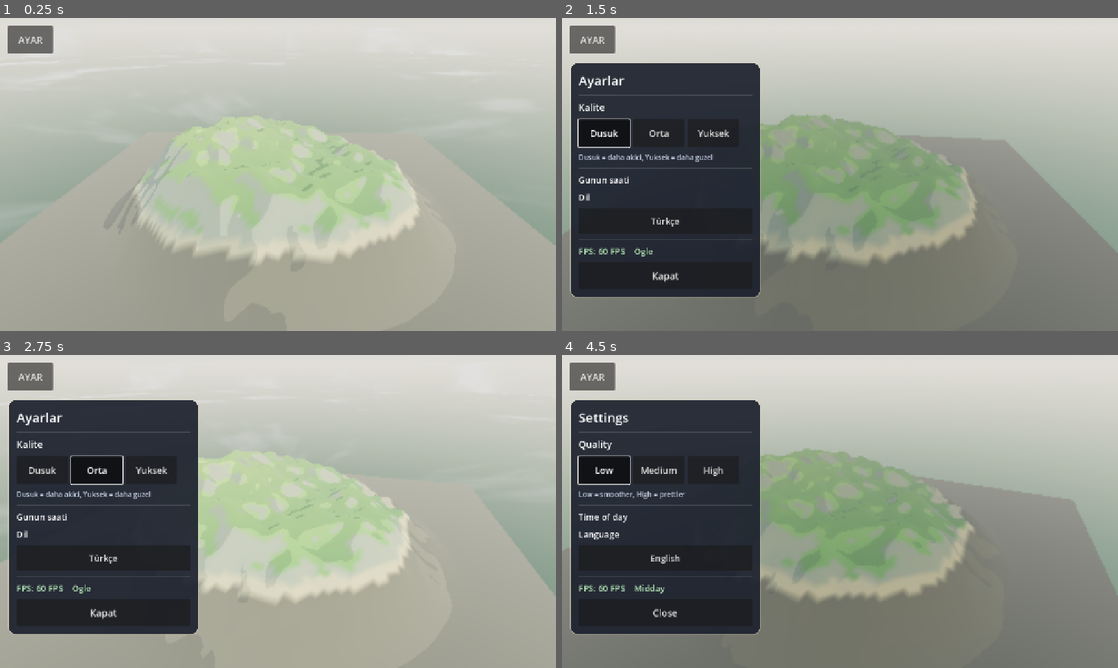
Above: before the commit, frames 1-4 (two rows, left to right).
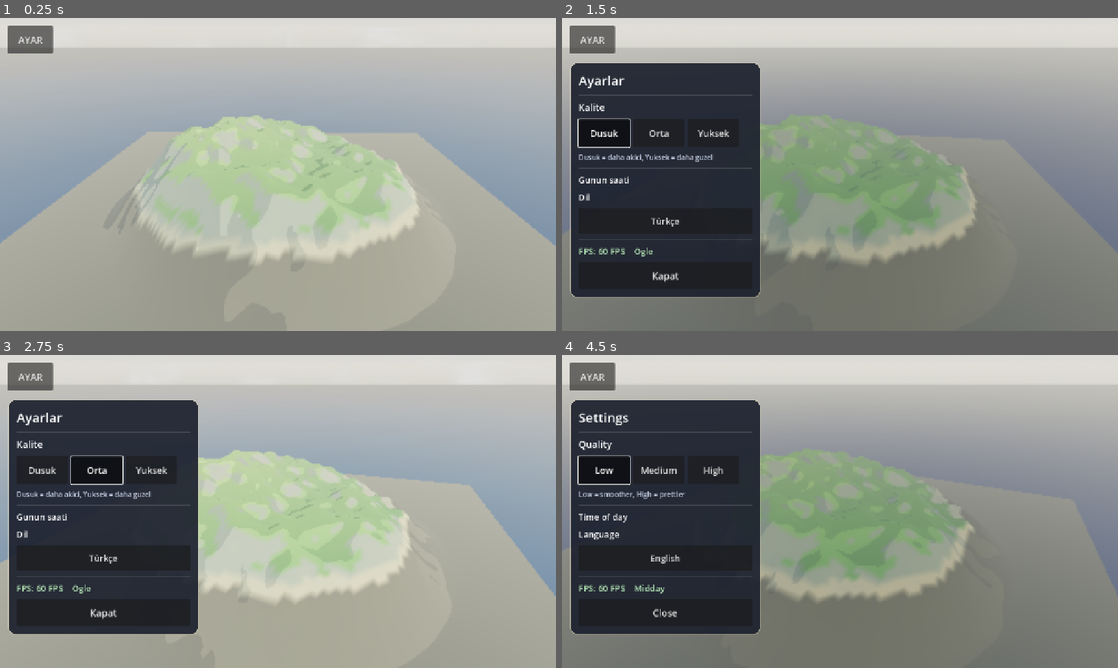
Above: after the commit, the same moments.

Repository: eraslan19j/game
Game: Godot game, scene res://scenes/world/world.tscn
Same seed, same stepped clock (60 frames per second), same inputs: the game is played once before the commit and once after it.
Inputs:
- Up to frame 1 (0.25 s): no input
- Up to frame 2 (1.5 s): click "AYAR" at 0.5 s; click "Dusuk" at 1.25 s
- Up to frame 3 (2.75 s): click "Orta" at 2 s
- Up to frame 4 (4.5 s): click "Yuksek" at 2.75 s; click "Türkçe" at 3.5 s; click "Low" at 4.25 s

The runs differ from the first frame. In frame 1, 5.0% of the frame differs, in the area x 0-100%, y 9-73%; in frame 2, 23%, in the area x 0-100%, y 9-75%; in frame 3, 3.3%; in frame 4, 22%.

Commit message:
Test temizligi: sahne duzgun haline dondu; gokyuzu doygunlugu ve ortam isigi ayarlandi
Co-authored-by: arena-agent <297053741+arena-agent@users.noreply.github.com>

Diff:
--- a/scenes/world/world.tscn
+++ b/scenes/world/world.tscn
@@ -11,11 +11,11 @@
 [ext_resource type="Script" path="res://scripts/world/perf_log.gd" id="9_perf"]
 
 [sub_resource type="ProceduralSkyMaterial" id="ProceduralSkyMaterial_sky"]
-sky_top_color = Color(0.16, 0.51, 0.9, 1)
-sky_horizon_color = Color(0.86, 0.91, 0.90, 1)
-sky_curve = 0.32
+sky_top_color = Color(0.11, 0.38, 0.78, 1)
+sky_horizon_color = Color(0.72, 0.85, 0.90, 1)
+sky_curve = 0.18
 ground_bottom_color = Color(0.42, 0.52, 0.46, 1)
-ground_horizon_color = Color(0.86, 0.91, 0.90, 1)
+ground_horizon_color = Color(0.72, 0.85, 0.90, 1)
 ground_curve = 0.2
 sun_angle_max = 22.0
 sun_curve = 0.12
@@ -27,7 +27,7 @@
 background_mode = 2
 sky = SubResource("Sky_main")
 ambient_light_source = 3
-ambient_light_energy = 0.42
+ambient_light_energy = 0.30
 ambient_light_sky_contribution = 1.0
 reflected_light_source = 2
 tonemap_mode = 3
@@ -42,10 +42,6 @@
 
 [sub_resource type="ShaderMaterial" id="ShaderMaterial_water"]
 shader = ExtResource("4_watershader")
-
-[sub_resource type="StandardMaterial3D" id="StandardMaterial3D_watertest"]
-albedo_color = Color(0.05, 0.35, 0.75, 1)
-disable_receive_shadows = true
 
 [sub_resource type="ShaderMaterial" id="ShaderMaterial_toon_ground"]
 shader = ExtResource("5_toon")
@@ -104,7 +100,8 @@
 toon_material = SubResource("ShaderMaterial_toon_ground")
 
 [node name="Water" type="MeshInstance3D" parent="."]
-material_override = SubResource("StandardMaterial3D_watertest")
+material_override = SubResource("ShaderMaterial_water")
+script = ExtResource("3_water")
 
 [node name="CameraRig" type="Node3D" parent="."]
 
Binary file changed: ci_screenshot_preview.png
Not shown: 1 places in scenes/world/world.tscn that only renumber resources
